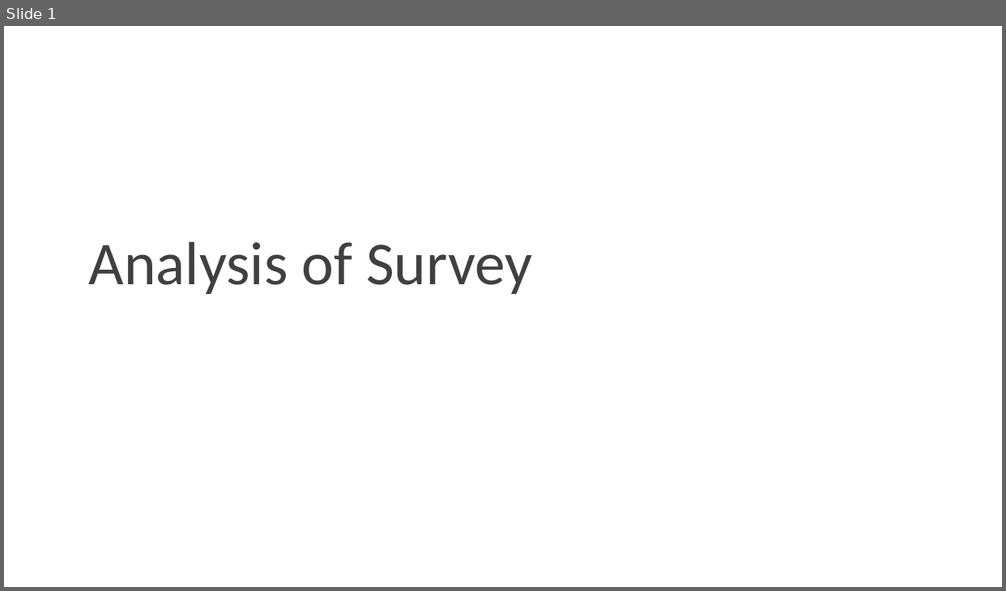
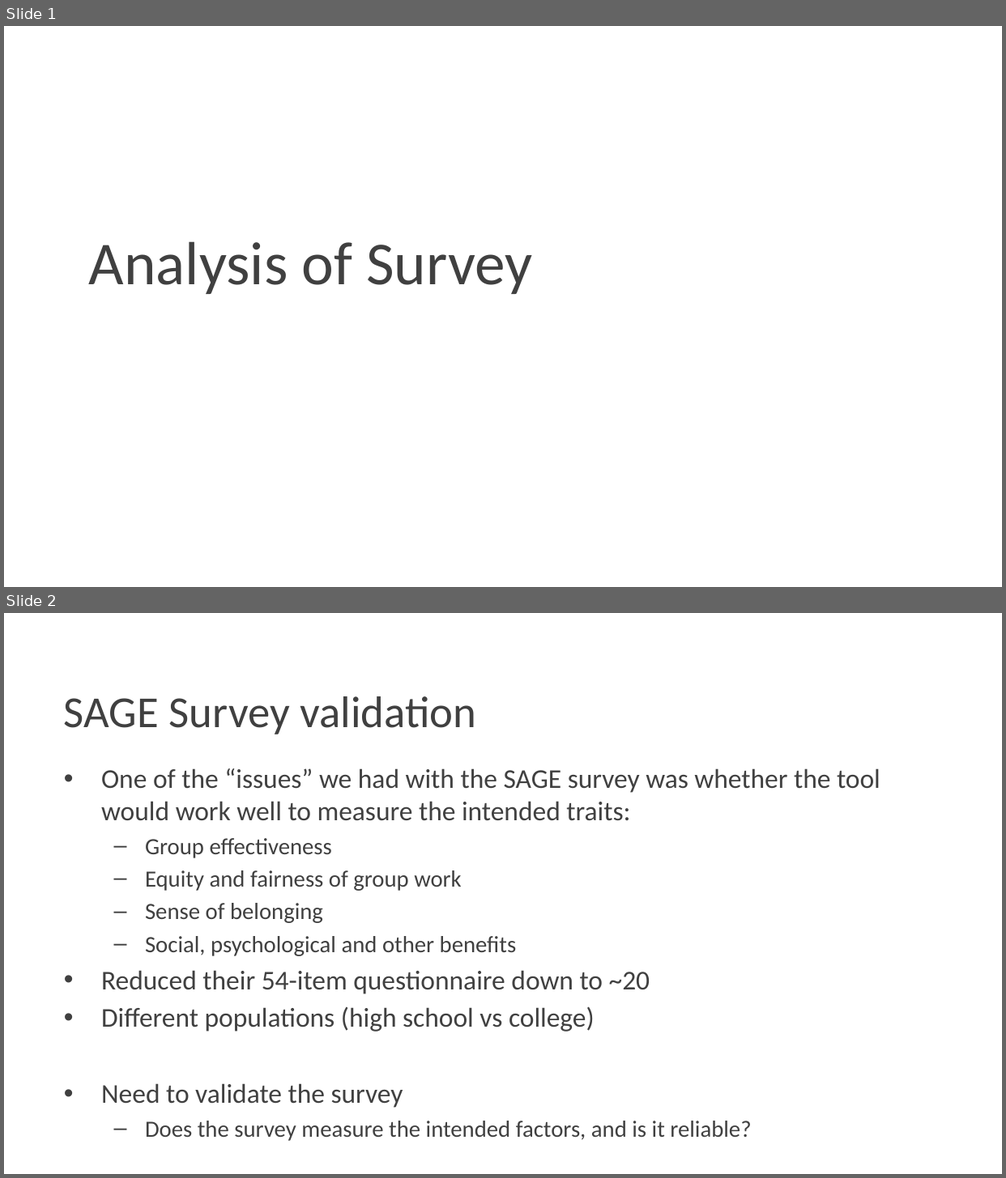
Before and after one commit to Pontigre/PER_analysis, a slide deck: Analysis_explanation.pptx. Shown one above the other, each under a label of ours: slide 1 before the commit, slides 1 and 2 after it. The pictures are 1006x591 and 1006x1178 pixels, drawn with LibreOffice and Linux fonts; fonts in the diff are those of the drawing; background and template pictures are left out. Boxes give left, top, right and bottom in pixels: in the first picture for what was removed or moved away, otherwise in the second. Text is boxed around its words. In the diff, an @@ line names an element or a change of style, - is before the commit and + after.

```diff
--- a/Analysis_explanation.pptx
+++ b/Analysis_explanation.pptx
@@ slide 2 added at (4, 613, 1002, 1174), background picture (left out) @@
@@ title added at (64, 696, 476, 735), 32 pt, text #404040 @@
+SAGE Survey validation
@@ text added at (101, 769, 880, 1137), 19.6 pt, text #404040 @@
+• One of the “issues” we had with the SAGE survey was whether the tool would work well to measure the intended traits:
+  – Group effectiveness
+  – Equity and fairness of group work
+  – Sense of belonging
+  – Social, psychological and other benefits
+• Reduced their 54-item questionnaire down to ~20
+• Different populations (high school vs college)
+• Need to validate the survey
+  – Does the survey measure the intended factors, and is it reliable?
```
Also in this commit, not shown: 14 slides changed, 4 other slides added, 1 slide removed.
